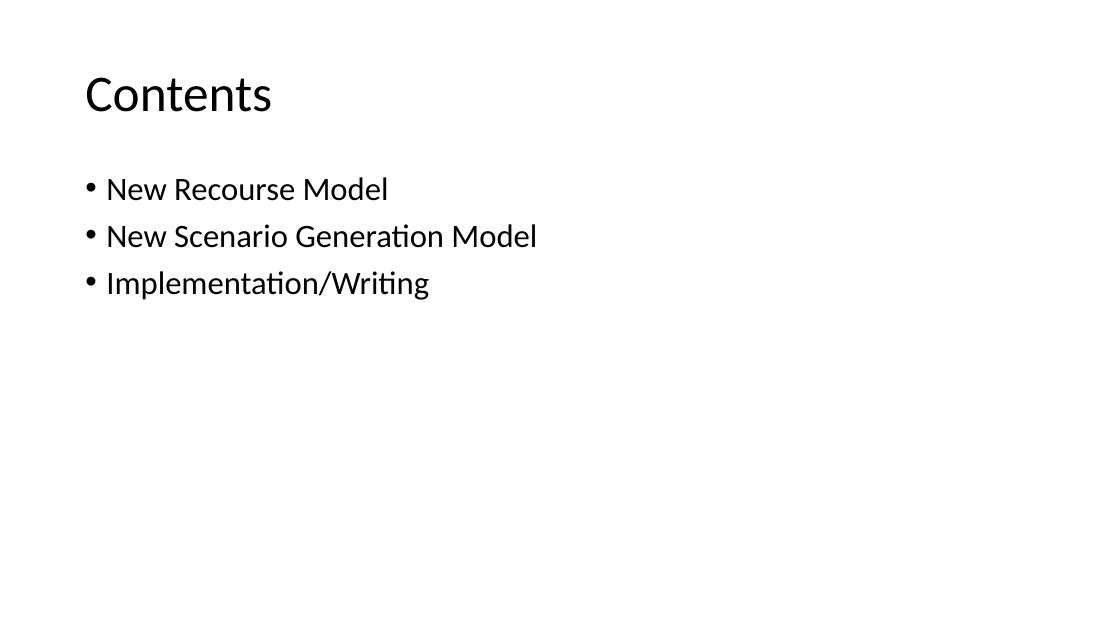
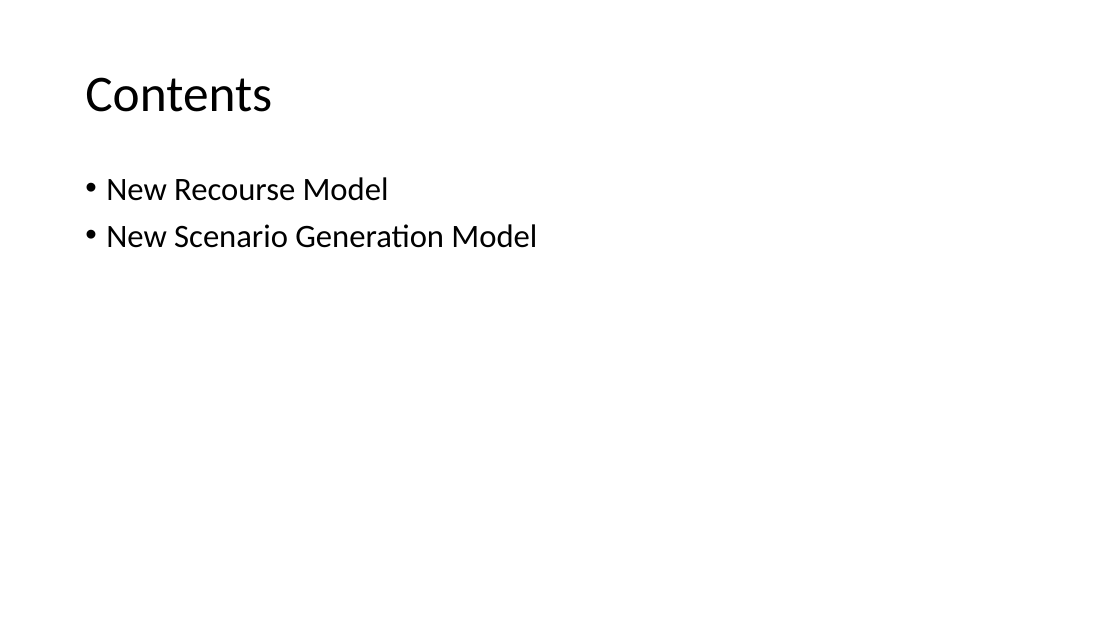
Before and after one commit to bendiw/OilOpt, a slide deck: slide 2 of PP/Master Discussion 14_may.pptx. Drawn at 1120x630 pixels with LibreOffice and Linux fonts; fonts in the diff are those of the drawing. Boxes give left, top, right and bottom in pixels: in the first picture for what was removed or moved away, otherwise in the second. Text is boxed around its words. In the diff, an @@ line names an element or a change of style, - is before the commit and + after.

```diff
--- a/PP/Master Discussion 14_may.pptx
+++ b/PP/Master Discussion 14_may.pptx
@@ text at (106,271,429,300): paragraph removed @@
-• Implementation/Writing
```
Also in this commit, not shown: 3 other slides changed, 1 slide added, 11 other files.
